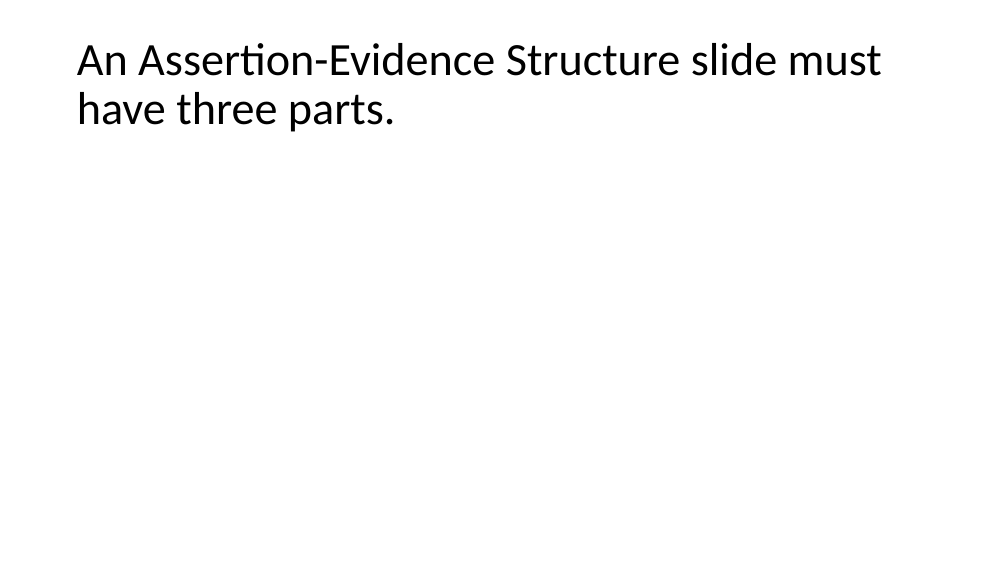
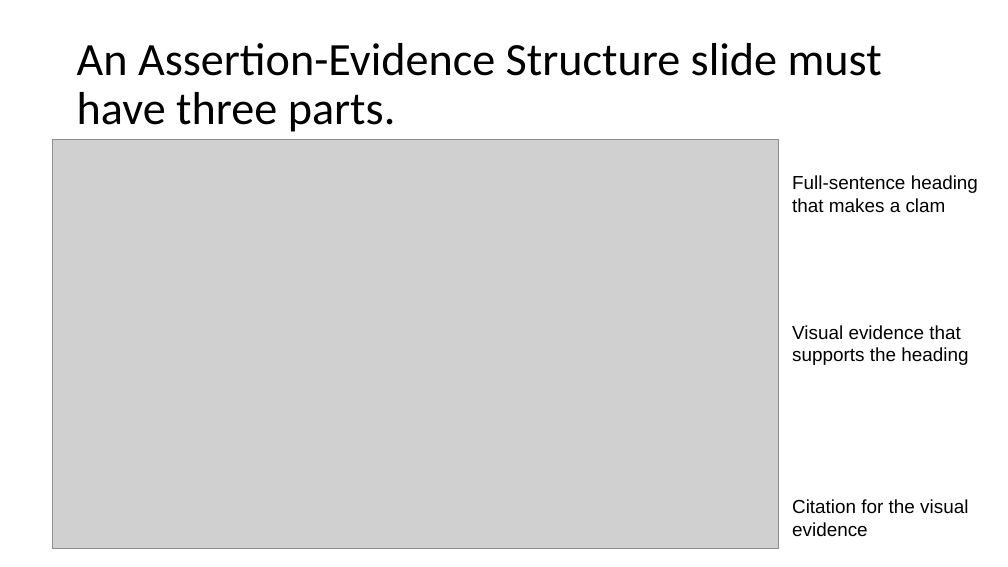
Before and after one commit to kurtisdmiller/kurtisdmiller.github.io, a slide deck: slide 6 of course/public-speaking/visual-aid/example-visual-aid.pptx (slide 2 before the commit). Drawn at 1008x567 pixels with LibreOffice and Linux fonts; fonts in the diff are those of the drawing; grey boxes stand for pictures. Boxes give left, top, right and bottom in pixels: in the first picture for what was removed or moved away, otherwise in the second. Text is boxed around its words. In the diff, an @@ line names an element or a change of style, - is before the commit and + after.

```diff
--- a/course/public-speaking/visual-aid/example-visual-aid.pptx
+++ b/course/public-speaking/visual-aid/example-visual-aid.pptx
@@ picture added at [53, 140, 779, 548] @@
@@ text added at [792, 175, 978, 213], 18 pt, text #000000 @@
+Full-sentence heading that makes a clam
@@ text added at [792, 325, 968, 365], 18 pt, text #000000 @@
+Visual evidence that supports the heading
@@ text added at [792, 499, 968, 537], 18 pt, text #000000 @@
+Citation for the visual evidence
```
Also in this commit, not shown: 5 other slides changed, 19 other files.
